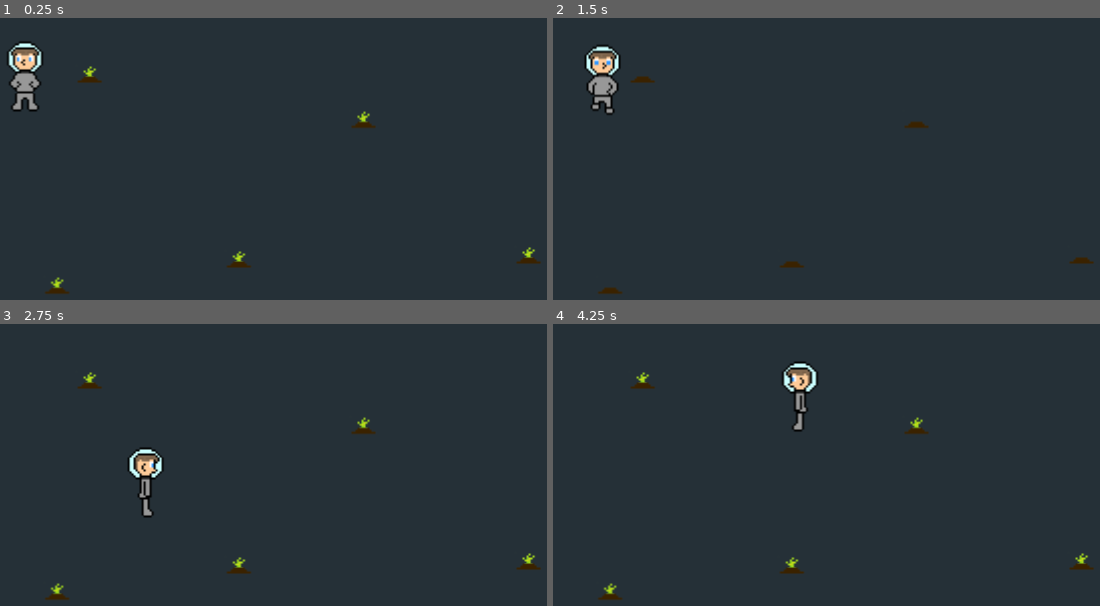
Above: before the commit, frames 1-4 (two rows, left to right).
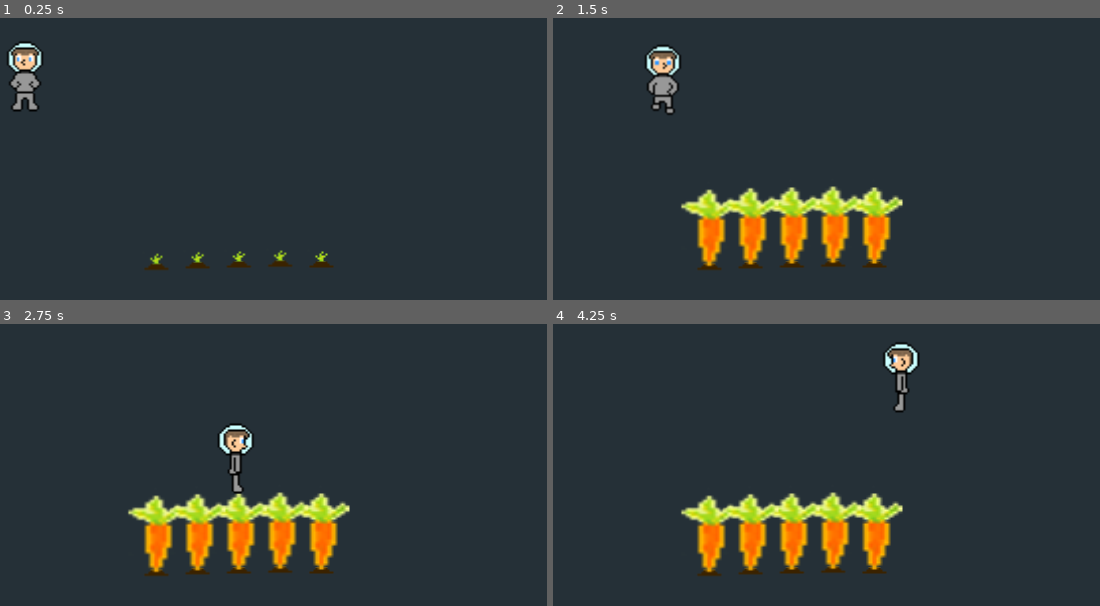
Above: after the commit, the same moments.

Repository: CaffeinatedCM/godot-wildjam-34
Game: Godot game, scene res://Main.tscn
Two runs of this game, one before a commit and one after it. Both use one fixed random seed, a clock stepped at 60 frames per second and the inputs below.
Inputs:
- Up to frame 1 (0.25 s): no input
- Up to frame 2 (1.5 s): hold D (move_right) 0.53-1.28 s; hold S (move_down) from 1.28 s (still down)
- Up to frame 3 (2.75 s): release S (move_down) at 2.03 s; hold D (move_right) from 2.03 s (still down)
- Up to frame 4 (4.25 s): release D (move_right) at 2.78 s; hold W (move_up) 2.78-3.53 s; hold A (move_left) from 3.53 s (still down)

The runs differ from the first frame. In frame 1, 1.0% of the frame differs, in the area x 8-99%, y 17-98%; in frame 2, 9.1%, in the area x 5-99%, y 9-98%; in frame 3, 8.8%; in frame 4, 8.8%.

Commit message:
Use new carrot spritesheet

Diff:
--- a/src/entities/Carrot/Carrot.tscn
+++ b/src/entities/Carrot/Carrot.tscn
@@ -1,6 +1,6 @@
 [gd_scene load_steps=4 format=2]
 
-[ext_resource path="res://entities/Carrot/spritesheet.png" type="Texture" id=1]
+[ext_resource path="res://entities/Carrot/CarrotGrowthSpritesheet.png" type="Texture" id=1]
 
 [sub_resource type="Animation" id=1]
 resource_name = "Growing"
@@ -13,10 +13,10 @@
 tracks/0/imported = false
 tracks/0/enabled = true
 tracks/0/keys = {
-"times": PoolRealArray( 0, 0.1, 0.2, 0.3, 0.4, 0.5, 0.6, 0.7, 0.8, 0.9, 1, 1.1, 1.2, 1.3, 1.4 ),
-"transitions": PoolRealArray( 1, 1, 1, 1, 1, 1, 1, 1, 1, 1, 1, 1, 1, 1, 1 ),
+"times": PoolRealArray( 0, 0.1, 0.2, 0.3, 0.4, 0.5, 0.6, 0.7, 0.8, 0.9, 1 ),
+"transitions": PoolRealArray( 1, 1, 1, 1, 1, 1, 1, 1, 1, 1, 1 ),
 "update": 1,
-"values": [ 0, 1, 2, 3, 4, 5, 6, 7, 6, 5, 4, 3, 2, 1, 0 ]
+"values": [ 0, 1, 2, 3, 4, 5, 6, 7, 8, 9, 10 ]
 }
 
 [sub_resource type="CapsuleShape2D" id=2]
@@ -25,9 +25,9 @@
 
 [node name="Sprite" type="Sprite" parent="."]
 texture = ExtResource( 1 )
-hframes = 3
+hframes = 4
 vframes = 3
-frame = 1
+frame = 10
 
 [node name="AnimationPlayer" type="AnimationPlayer" parent="."]
 autoplay = "Growing"
--- a/src/levels/Sandbox.tscn
+++ b/src/levels/Sandbox.tscn
@@ -5,16 +5,16 @@
 [node name="Sandbox" type="Node2D"]
 
 [node name="Carrot" parent="." instance=ExtResource( 1 )]
-position = Vector2( 275.811, 104.768 )
+position = Vector2( 172.233, 106.752 )
 
 [node name="Carrot2" parent="." instance=ExtResource( 1 )]
-position = Vector2( 40.0819, 119.849 )
+position = Vector2( 89.6882, 107.943 )
 
 [node name="Carrot3" parent="." instance=ExtResource( 1 )]
-position = Vector2( 193.266, 36.9071 )
+position = Vector2( 151.597, 106.356 )
 
 [node name="Carrot4" parent="." instance=ExtResource( 1 )]
 position = Vector2( 130.961, 106.753 )
 
 [node name="Carrot5" parent="." instance=ExtResource( 1 )]
-position = Vector2( 56.3527, 14.2866 )
+position = Vector2( 110.324, 107.15 )
Binary file added: src/entities/Carrot/CarrotGrowthSpritesheet.png
Not shown, changed: src/entities/Carrot/CarrotGrowthSpritesheet.png.import
Binary file removed: src/entities/Carrot/spritesheet.png
